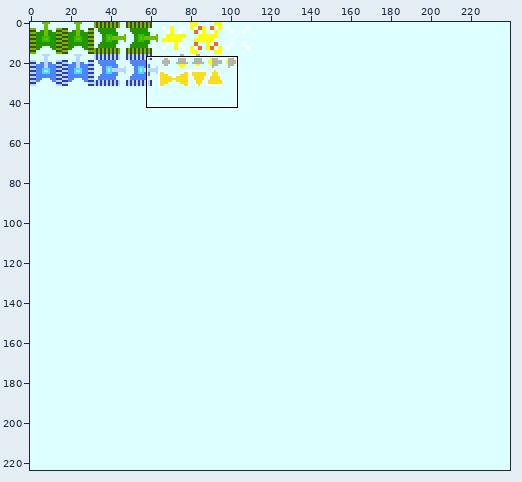
Two versions of one sprite sheet, art/sprites.png. Above, an overview of the earlier version with the close-up marked.
Close-up. Before the commit:
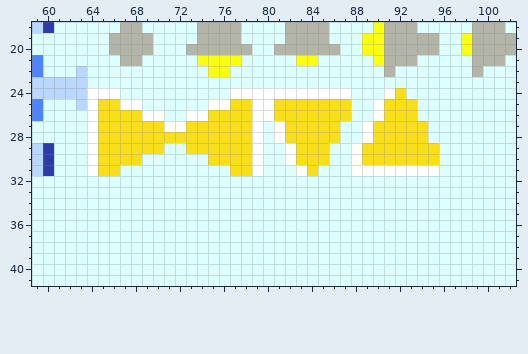
The file is 240x224 pixels. Shown: x 59..102, y 18..41.
After the commit:
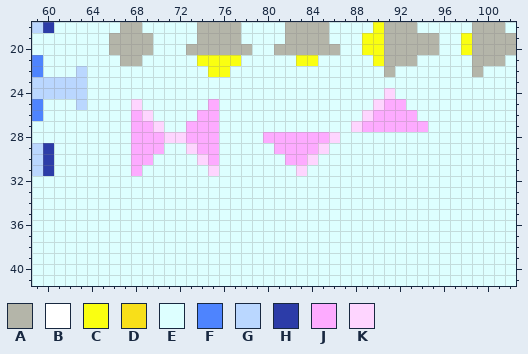
Palette (. is transparent): A #b4b5a9  B #ffffff  C #faff11  D #f8df19  E #ddffff  F #4e84fe  G #bad7ff  H #2c3ca8  J #fdabff  K #fed5ff
Changes in this commit:
y 24: x 64..66 BBB -> EEE; x 77..87 BBBBBBBBBBB -> EEEEEEEEEEE; x 91..92 BD -> KE
y 25: x 64..68 BDDBB -> EEEEK; x 75..87 BBDDBBDDDDDDD -> JEEEEEEEEEEEE; x 90..93 BDDD -> KJJE
y 26: x 64..70 BDDDDBB -> EEEEJKE; x 73..87 BBDDDDBBDDDDDDD -> EJJEEEEEEEEEEEE; x 89..93 EBDDD -> KJJJJ
y 27: x 64..79 BDDDDDDBBDDDDDDB -> EEEEJJKEEJJJEEEE; x 81..86 BDDDDD -> EEEEEE; x 88..94 EBDDDDD -> KJJJJJJ
y 28: x 64..86 BDDDDDDDDDDDDDDBEBDDDDD -> EEEEJJJKKJJJEEEEJJJJJJK; x 89..94 BDDDDD -> EEEEEE
y 29: x 64..70 BDDDDDD -> EEEEJJJ; x 73..79 DDDDDDB -> KJJEEEE; x 81..85 EBDDD -> JJJJK; x 88..95 BDDDDDDD -> EEEEEEEE
y 30: x 64..69 BDDDDE -> EEEEJJ; x 74..79 EDDDDB -> KJEEEE; x 82..85 BDDD -> JJKE; x 88..95 BDDDDDDD -> EEEEEEEE
y 31: x 64..66 BDD -> EEE; x 68 E -> J; x 75 E -> K; x 77..79 DDB -> EEE; x 83..84 BD -> KE; x 88..95 BBBBBBBB -> EEEEEEEE
Pixel boxes of the changes (left, top, right, bottom) in both close-ups:
changed: (87, 88, 439, 176)
